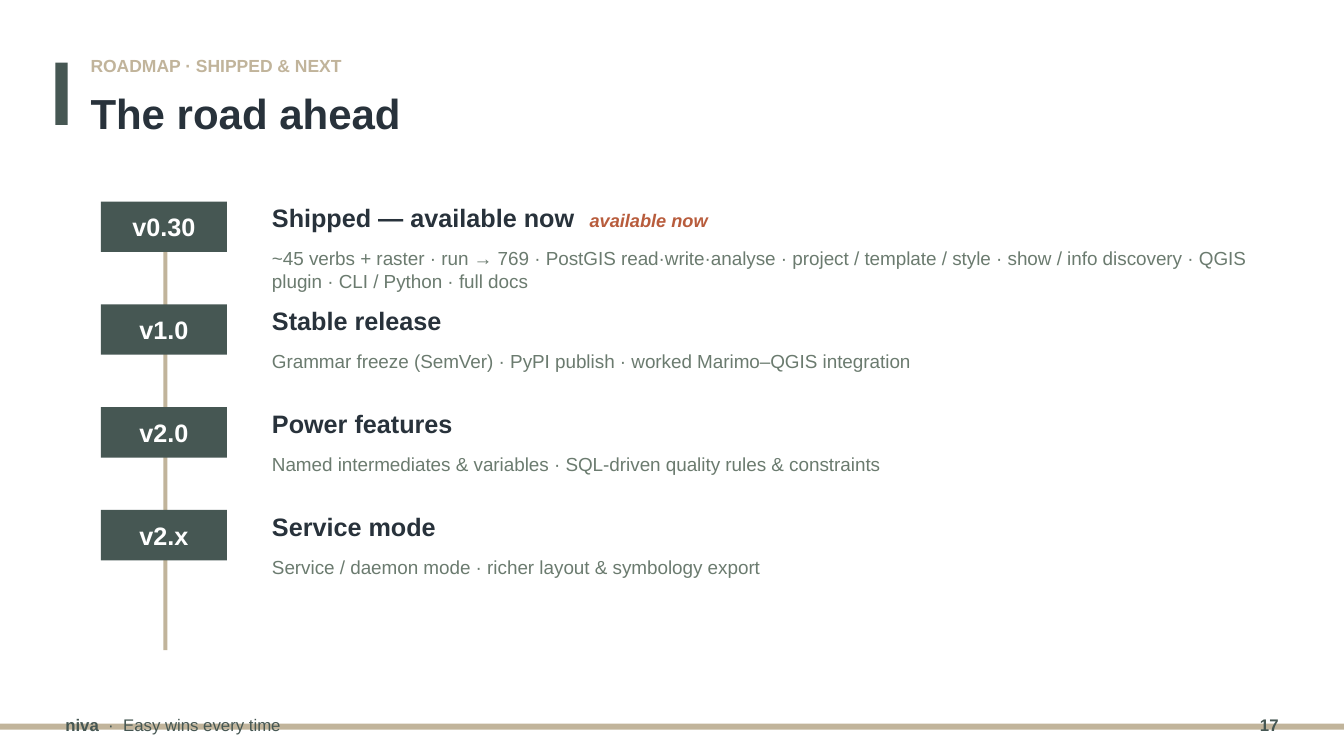
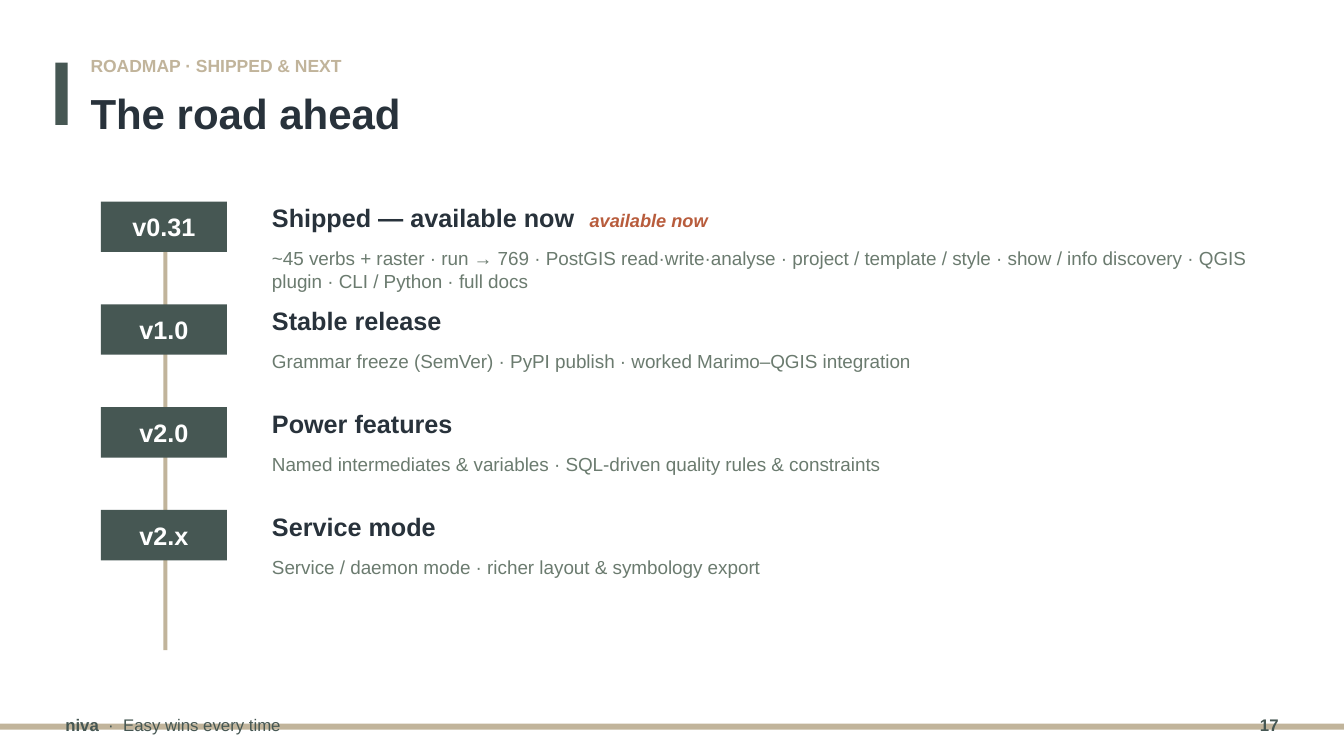
Before and after one commit to johnzastrow/niva, a slide deck: slide 17 of docs/presentation/niva_pitch.pptx. Drawn at 1344x756 pixels with LibreOffice and Linux fonts; fonts in the diff are those of the drawing. Boxes give left, top, right and bottom in pixels: in the first picture for what was removed or moved away, otherwise in the second. Text is boxed around its words. In the diff, an @@ line names an element or a change of style, - is before the commit and + after.

```diff
--- a/docs/presentation/niva_pitch.pptx
+++ b/docs/presentation/niva_pitch.pptx
@@ text at [132,218,195,237]: text changed @@
-v0.30
+v0.31
```
Also in this commit, not shown: 1 other slide changed, 22 other files.
